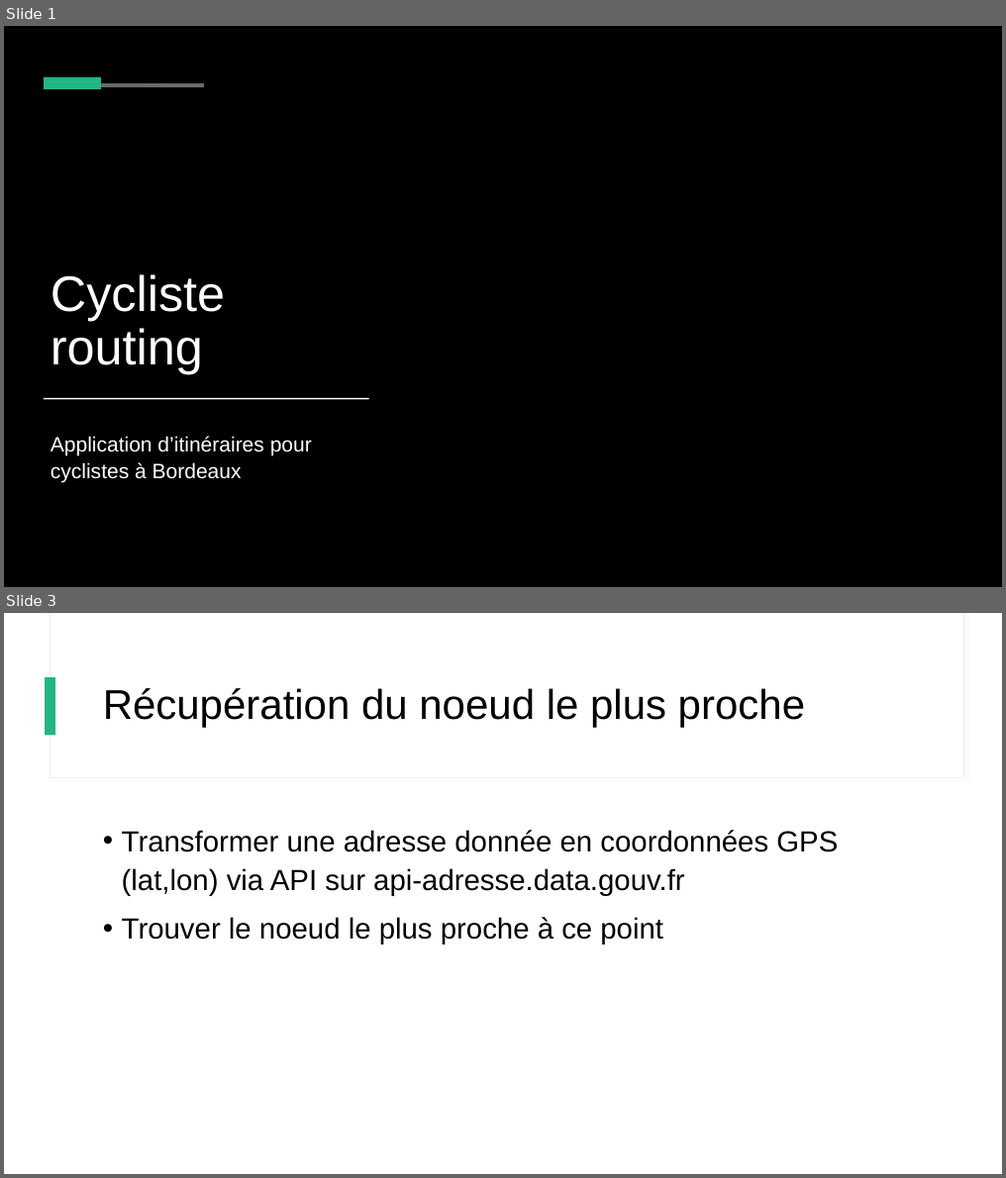
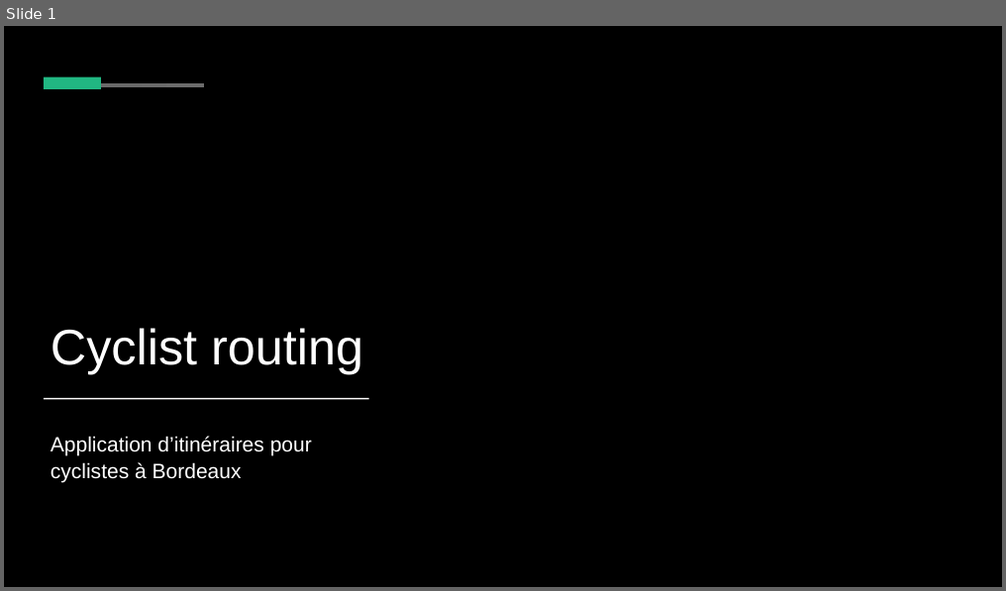
Before and after one commit to leo-grandmorcel/cyclist-bordeaux-routing, a slide deck: shortpres.pptx. Shown one above the other, each under a label of ours: slides 1 and 3 before the commit, slide 1 after it; the slides between them are not shown. The pictures are 1006x1178 and 1006x591 pixels, drawn with LibreOffice and Linux fonts; fonts in the diff are those of the drawing; background and template pictures are left out. Boxes give left, top, right and bottom in pixels: in the first picture for what was removed or moved away, otherwise in the second. Text is boxed around its words. In the diff, an @@ line names an element or a change of style, - is before the commit and + after.

```diff
--- a/shortpres.pptx
+++ b/shortpres.pptx
@@ slide 3 removed at <box>4,613,1002,1174</box>, background #FFFFFF @@
@@ rectangle removed at <box>50,613,963,778</box> @@
@@ rectangle removed at <box>51,613,963,777</box> @@
@@ rectangle removed at <box>46,677,55,735</box> @@
@@ title removed at <box>103,688,805,728</box> @@
-Récupération du noeud le plus proche
@@ text removed at <box>122,830,838,945</box> @@
-• Transformer une adresse donnée en coordonnées GPS (lat,lon) via API sur api-adresse.data.gouv.fr
-• Trouver le noeud le plus proche à ce point
@@ slide 1 changed as well @@
@@ title at <box>51,328,363,374</box>: text changed @@
-Cycliste routing
+Cyclist routing
```
Also in this commit, not shown: 2 other slides changed, 6 slides added, 1 other slide removed, 1 other file.
